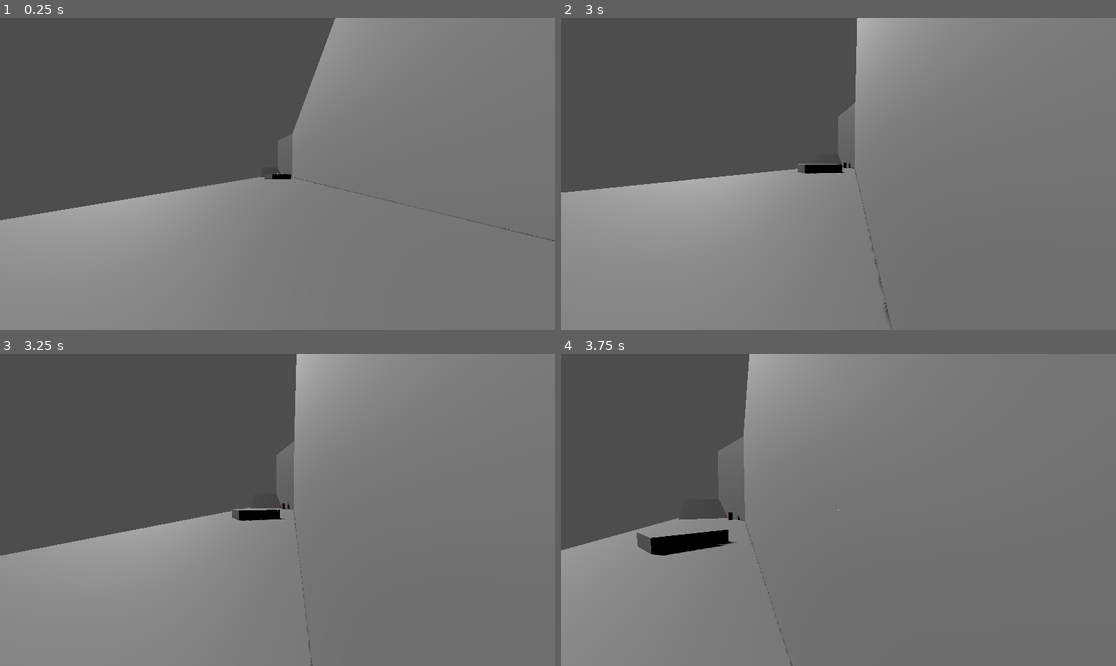
Above: before the commit, frames 1-4 (two rows, left to right).
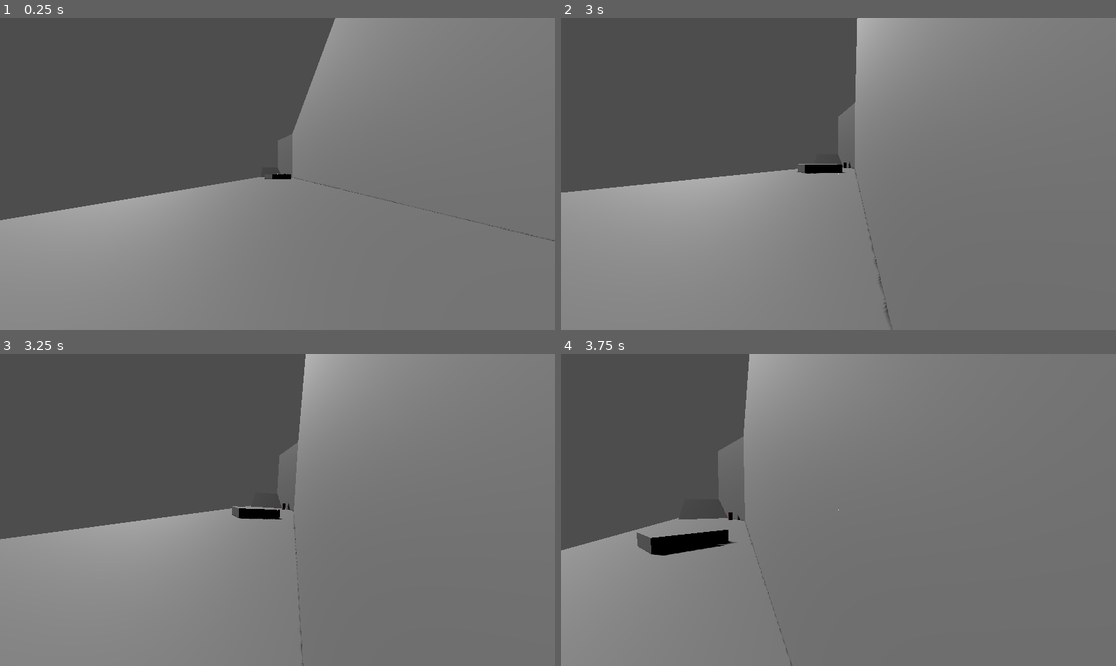
Above: after the commit, the same moments.

Repository: 100-Devs-1-Game/KYRO
Game: Godot game, scene res://scenes/level/level.tscn
Two runs of this game, one before a commit and one after it. Both use one fixed random seed, a clock stepped at 60 frames per second and the inputs below.
Inputs (mouse positions are in pixels of both pictures, inside the frame that each line leads up to):
- Up to frame 1 (0.25 s): no input
- Up to frame 2 (3 s): tap Enter (ui_accept) at 0.5, 0.77, 1.52 s; move the mouse to (866, 174) at 0.52 s; hold Right (ui_right) 0.53-1.28 s; click (866, 174) at 0.67 s; move the mouse to (810, 174) at 1.27 s; hold Left (ui_left) 1.28-2.03 s; move the mouse to (849, 167) at 2.02 s; hold Right (ui_right) from 2.03 s (still down); move the mouse to (832, 180) at 2.77 s; click (832, 180) at 2.92 s
- Up to frame 3 (3.25 s): keep holding Right (ui_right); tap Enter (ui_accept) at 3.02 s
- Up to frame 4 (3.75 s): move the mouse to (877, 513) at 3.52 s; release Right (ui_right) at 3.53 s; hold Left (ui_left) from 3.53 s (still down)

Frames 1-2 are identical in both runs. In frame 3, 1.9% of the frame differs, in the area x 0-57%, y 0-100%; in frame 4, nothing differs.

Commit message:
Temp wallrun camera lean
Still needs easing in and out

Diff:
--- a/src/kyro/scenes/player/state/wallride.gd
+++ b/src/kyro/scenes/player/state/wallride.gd
@@ -1,4 +1,6 @@
 extends State
+
+const WALLRIDE_CAMERA_ROLL:float = PI/54
 
 @export var forward_speed_mod:float = 1.2
 @export var gravity_mod:float = 0.2
@@ -18,7 +20,7 @@
 
 
 func _state_process(delta: float) -> void:
-	pass
+	owner.camera.rotation.z = roundf(owner.wallride_axis) * WALLRIDE_CAMERA_ROLL
 
 
 func _state_physics_process(delta: float) -> void:
@@ -46,4 +48,4 @@
 
 
 func _state_exited() -> void:
-	pass
+	owner.camera.owner.camera.rotation.z = 0
